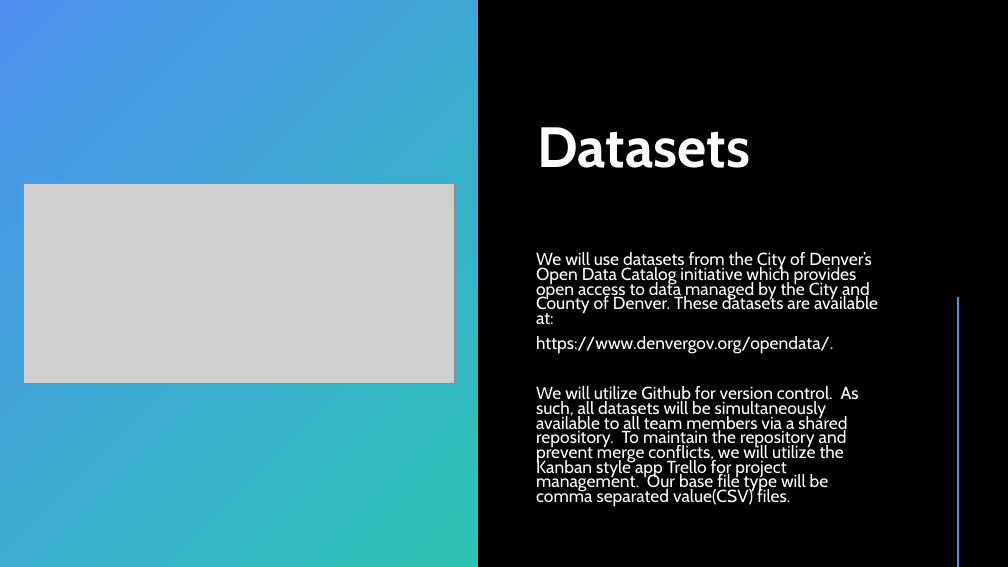
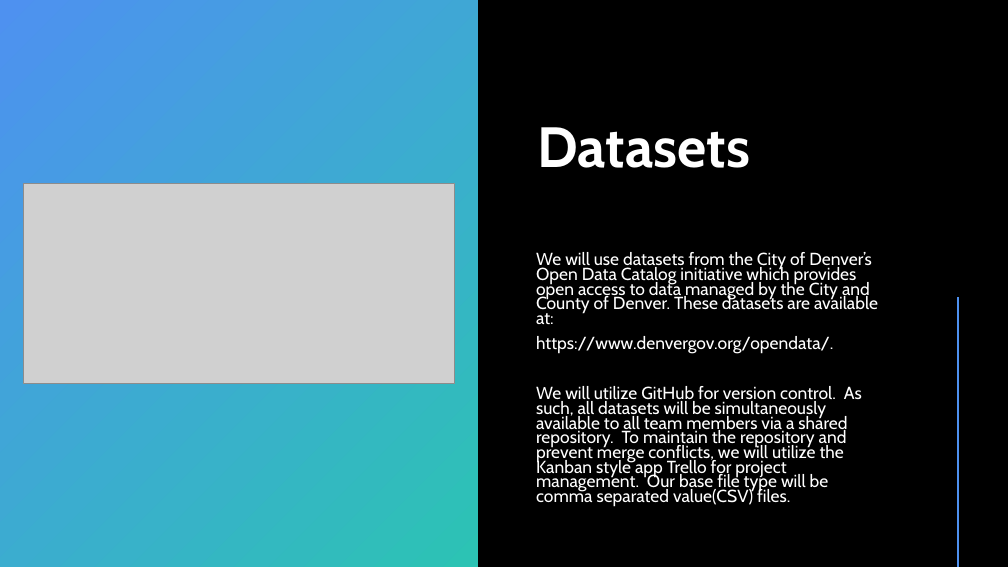
Before and after one commit to nbharwani11/CS4502_Final_Project, a slide deck: slide 6 of 01_CrimeAndHealthInTheMileHighCity_Part1.pptx. Drawn at 1008x567 pixels with LibreOffice and Linux fonts; fonts in the diff are those of the drawing; grey boxes stand for pictures. Boxes give left, top, right and bottom in pixels: in the first picture for what was removed or moved away, otherwise in the second. Text is boxed around its words. In the diff, an @@ line names an element or a change of style, - is before the commit and + after.

```diff
--- a/01_CrimeAndHealthInTheMileHighCity_Part1.pptx
+++ b/01_CrimeAndHealthInTheMileHighCity_Part1.pptx
@@ text at (536,386,862,507): text changed @@
-We will utilize Github for version control. As such, all datasets will be simultaneously available to all team members via a shared repository. To maintain the repository and prevent merge conflicts, we will utilize the Kanban style app Trello for project management. Our base file type will be comma separated value(CSV) files.
+We will utilize GitHub for version control. As such, all datasets will be simultaneously available to all team members via a shared repository. To maintain the repository and prevent merge conflicts, we will utilize the Kanban style app Trello for project management. Our base file type will be comma separated value(CSV) files.
```
Also in this commit, not shown: 5 other slides changed.
